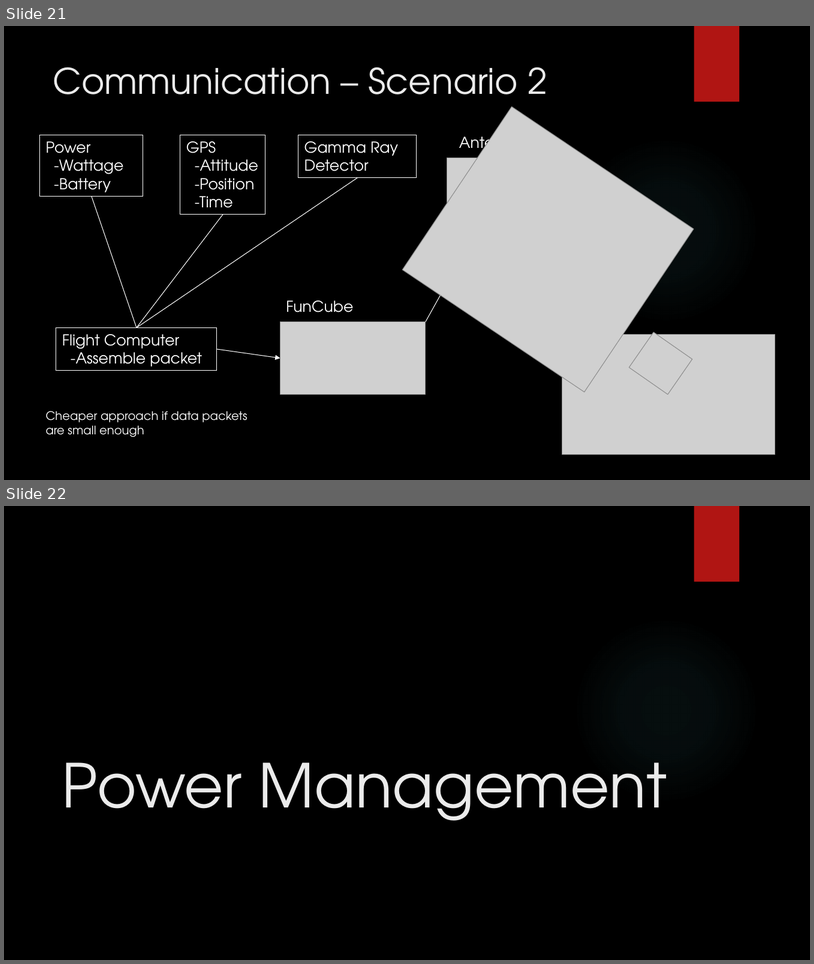
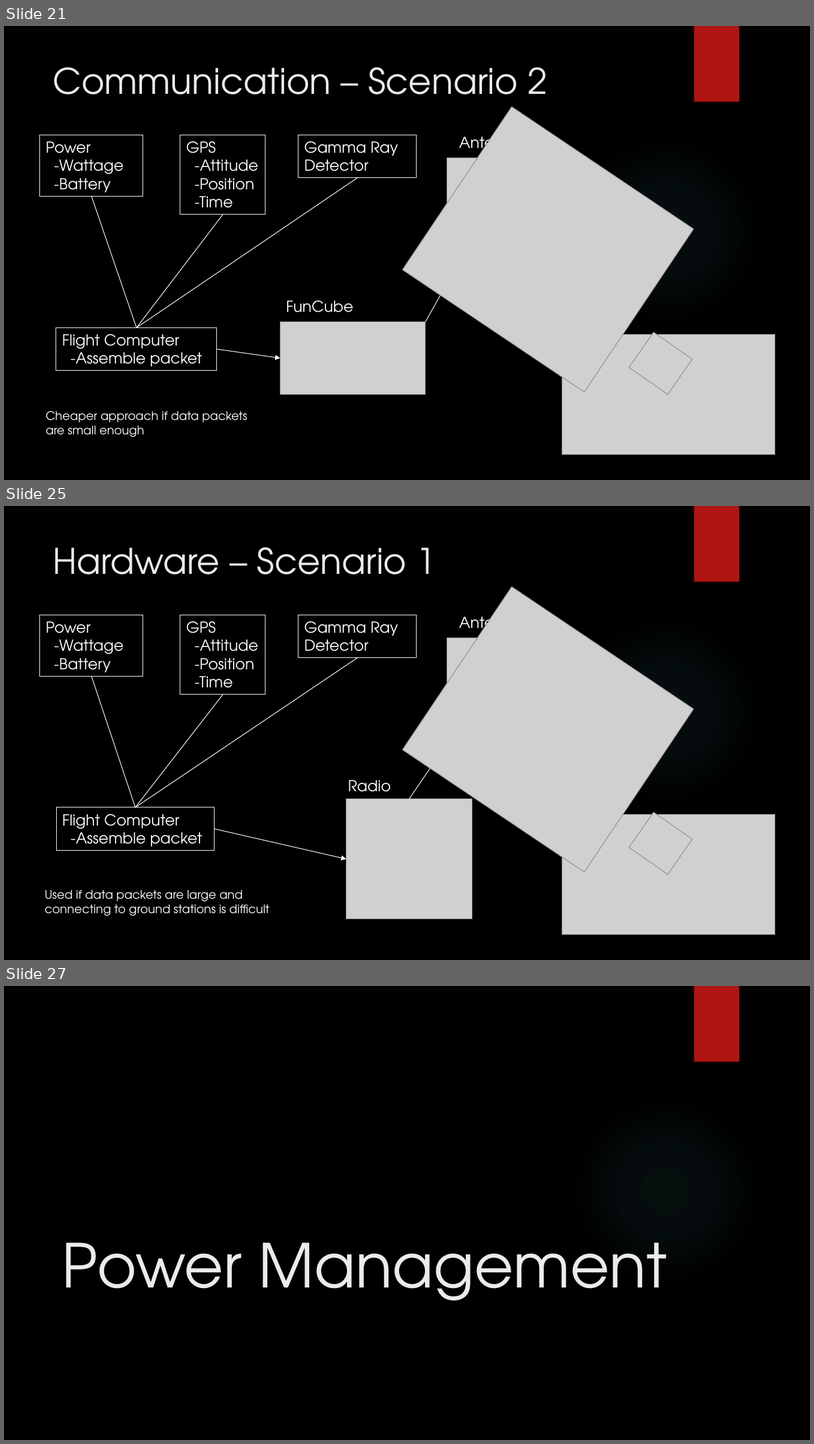
Before and after one commit to HASP-UMN/CubeSat, a slide deck: Presentations/PDR_Presentation.pptx. Shown one above the other, each under a label of ours: slides 21 and 22 before the commit, slides 21, 25 and 27 after it; the slides between them are not shown. The pictures are 814x964 and 814x1444 pixels, drawn with LibreOffice and Linux fonts; fonts in the diff are those of the drawing; grey boxes stand for pictures; background and template pictures are left out. Boxes give left, top, right and bottom in pixels: in the first picture for what was removed or moved away, otherwise in the second. Text is boxed around its words. In the diff, an @@ line names an element or a change of style, - is before the commit and + after.

```diff
--- a/Presentations/PDR_Presentation.pptx
+++ b/Presentations/PDR_Presentation.pptx
@@ slide 25 added at [4,506,810,960], background picture (left out); not listed: 2 template elements that a slide beside it also shows @@
@@ title added at [53,547,437,574], 42 pt, text #EBEBEB @@
+Hardware – Scenario 1
@@ picture added at [403,586,695,872] @@
@@ text added at [459,612,523,635], 18 pt, text #FFFFFF @@
+Antenna
@@ rectangle added at [39,615,143,676], outline #FFFFFF 0.75 pt, 18 pt, text #FFFFFF @@
+Power
+-Wattage
+-Battery
@@ rectangle added at [180,615,266,694], outline #FFFFFF 0.75 pt, 18 pt, text #FFFFFF @@
+GPS
+-Attitude
+-Position
+-Time
@@ rectangle added at [299,615,417,658], outline #FFFFFF 0.75 pt, 18 pt, text #FFFFFF @@
+Gamma Ray Detector
@@ picture added at [447,637,551,738] @@
@@ line added from (358, 658) to (135, 807), #FFFFFF 0.75 pt @@
@@ line added from (92, 676) to (135, 807), #FFFFFF 0.75 pt @@
@@ line added from (223, 694) to (135, 807), #FFFFFF 0.75 pt @@
@@ arrow added from (410, 799) to (461, 723), #FFFFFF 0.75 pt @@
@@ text added at [348,780,391,792], 18 pt, text #FFFFFF @@
+Radio
@@ rectangle added at [56,807,214,850], outline #FFFFFF 0.75 pt, 18 pt, text #FFFFFF @@
+Flight Computer
+-Assemble packet
@@ picture added at [347,799,472,919] @@
@@ arrow added from (215, 828) to (347, 859), #FFFFFF 0.75 pt @@
@@ picture added at [563,814,776,934] @@
@@ picture added at [630,812,693,874] @@
@@ text added at [45,889,270,916], 14 pt, text #FFFFFF @@
+Used if data packets are large and connecting to ground stations is difficult
@@ what was slide 22 is now slide 27 @@
```
Also in this commit, not shown: 4 other slides added.
